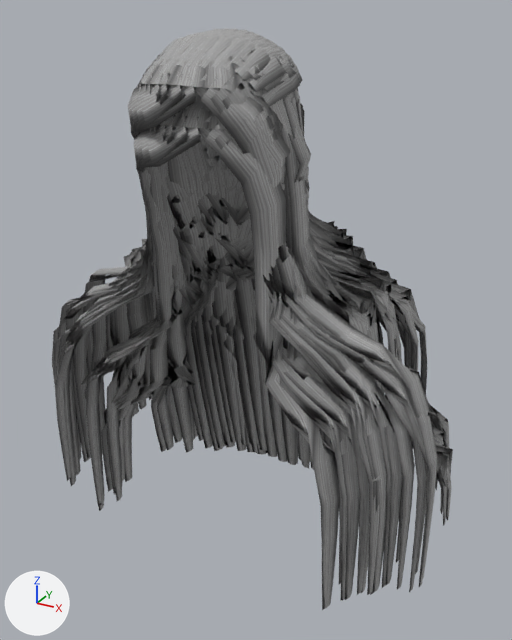
The glTF model trainer-models/hair/h-halfup.glb, before and after one commit.
Before and after are seen from a 50 mm lens placed at (0.405, -0.647, 1.843), pointed at (0.006, 0.077, 1.481). Every picture has the same lights, and +X, +Y and +Z are marked at lower left. The older version comes first. Vertices at exactly the same position are counted once.

Names of what the first picture shows: 'h-halfup-f', 'h-halfup-m'.
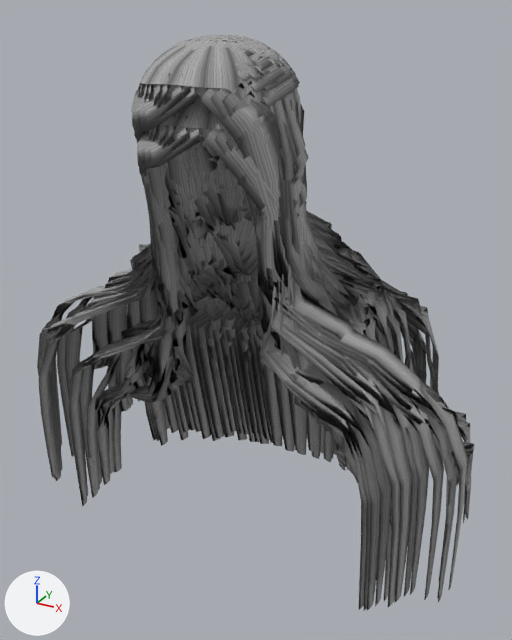
Edits to the bpy script that builds the scene:
```text
Change me_h_halfup_m:
    used by ob_h_halfup_m; location = (0.0, 0.0, 0.0)
    remove me_h_halfup_m.from_pydata(...)  # 14105 vertices, 25864 faces; spans x -0.264..0.271, y -0.089..0.234, z 1.221..1.824
    add me_h_halfup_m.from_pydata(...)  # 14105 vertices, 25864 faces; spans x -0.295..0.301, y -0.086..0.263, z 1.221..1.818
    me_h_halfup_m part 1: 13059 of 14105 vertices moved; they spanned x -0.264..0.271, y -0.089..0.234, z 1.221..1.824 and now span x -0.295..0.301, y -0.086..0.263, z 1.221..1.818; mean shift (0.0, 0.003, -0.004); largest move (-0.194, 0.021, 1.444) -> (-0.149, 0.051, 1.399)
Change me_h_halfup_f:
    used by ob_h_halfup_f; location = (0.0, 0.0, 0.0)
    remove me_h_halfup_f.from_pydata(...)  # 14104 vertices, 25864 faces; spans x -0.209..0.202, y -0.085..0.206, z 1.182..1.781
    add me_h_halfup_f.from_pydata(...)  # 14105 vertices, 25864 faces; spans x -0.24..0.228, y -0.081..0.236, z 1.182..1.775
    me_h_halfup_f part 2: the loose piece of 52 vertices spanning x 0.032..0.177, y -0.066..0.002, z 1.198..1.752 is rebuilt with 52 vertices and now spans x 0.033..0.225, y -0.062..0.023, z 1.198..1.753
    me_h_halfup_f part 3: the loose piece of 52 vertices spanning x -0.206..-0.007, y -0.078..0.06, z 1.193..1.749 is rebuilt with 52 vertices and now spans x -0.239..-0.008, y -0.078..0.068, z 1.193..1.749
    me_h_halfup_f part 4: the loose piece of 52 vertices spanning x -0.209..0.017, y -0.076..0.061, z 1.2..1.749 is rebuilt with 52 vertices and now spans x -0.23..0.016, y -0.076..0.067, z 1.2..1.749
    me_h_halfup_f part 5: a new loose piece of 52 vertices spanning x -0.239..0.013, y -0.078..0.068, z 1.197..1.754, in mat_hair_forged
    me_h_halfup_f part 6: 57 vertices moved within x -0.145..0.057, y -0.055..0.153, z 1.355..1.769; 12887 vertices removed from x -0.208..0.202, y -0.085..0.206, z 1.182..1.781; 12836 vertices added at x -0.24..0.228, y -0.081..0.236, z 1.182..1.775
```

Boxes [x1, y1, x2, y2] around the edits, measured in the pictures (512 x 640 px; the box of a moved part takes in the faces that stretch with it):
'h-halfup-m', reshaped (9% wider)
    before: [52, 28, 453, 595]
    after: [37, 35, 474, 607]
'h-halfup-f', reshaped
    before: [86, 94, 401, 610]
    after: [69, 92, 397, 611]
part 2 of me_h_halfup_f, rebuilt (38% wider)
    before: [209, 120, 340, 610]
    after: [210, 129, 391, 606]
part 3 of me_h_halfup_f, rebuilt (mostly hidden)
    before: [134, 120, 168, 400]
    after: [125, 119, 169, 403]
part 4 of me_h_halfup_f, rebuilt (mostly hidden)
    before: [133, 116, 189, 402]
    after: [131, 116, 189, 399]
part 5 of me_h_halfup_f, added (mostly hidden)
    after: [124, 126, 188, 403]
part 6 of me_h_halfup_f, moved or reshaped
    before: [86, 94, 401, 600]
    after: [69, 125, 397, 611]
